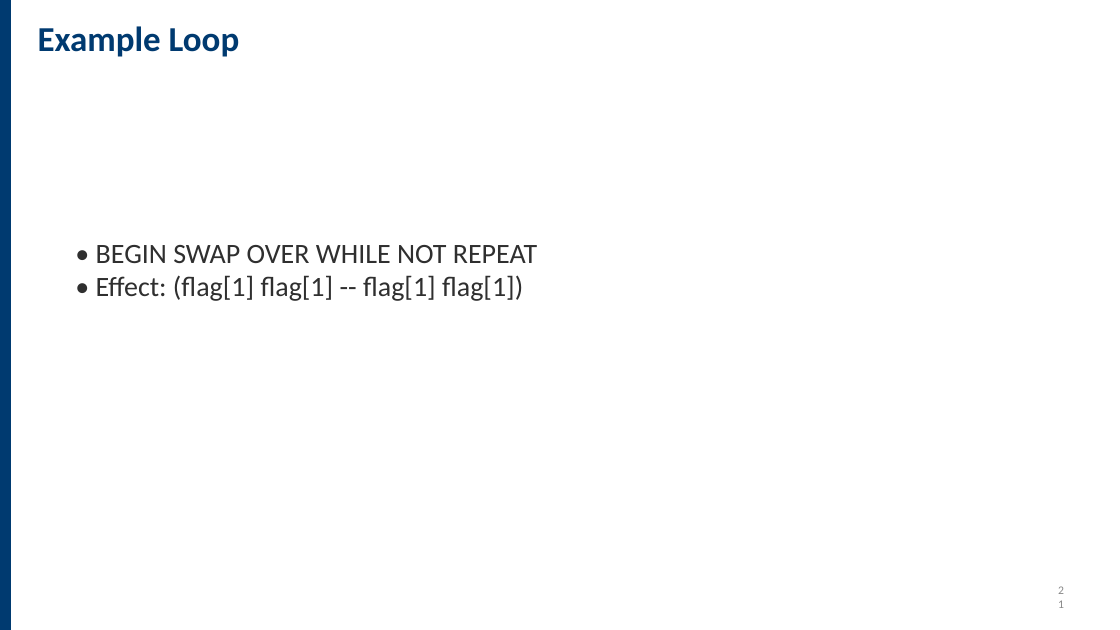
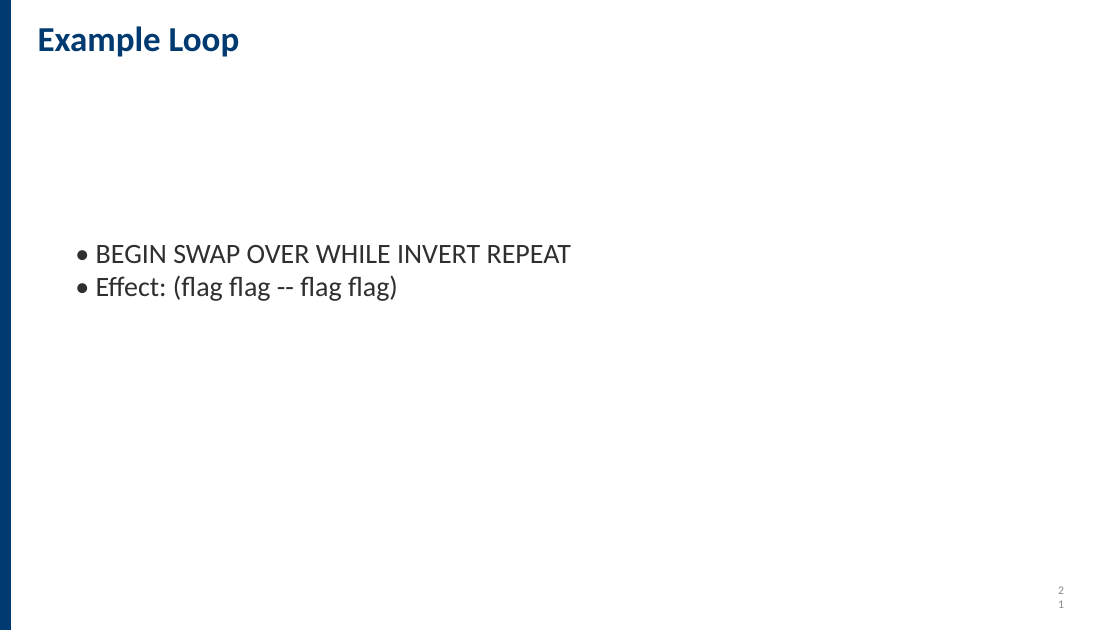
Before and after one commit to jpoial/evaluator, a slide deck: slide 21 of mustand.pptx. Drawn at 1120x630 pixels with LibreOffice and Linux fonts; fonts in the diff are those of the drawing. Boxes give left, top, right and bottom in pixels: in the first picture for what was removed or moved away, otherwise in the second. Text is boxed around its words. In the diff, an @@ line names an element or a change of style, - is before the commit and + after.

```diff
--- a/mustand.pptx
+++ b/mustand.pptx
@@ text at (96, 245, 571, 301): text changed @@
-• BEGIN SWAP OVER WHILE NOT REPEAT
-• Effect: (flag[1] flag[1] -- flag[1] flag[1])
+• BEGIN SWAP OVER WHILE INVERT REPEAT
+• Effect: (flag flag -- flag flag)
```
Also in this commit, not shown: 3 other slides changed, 18 other files.
